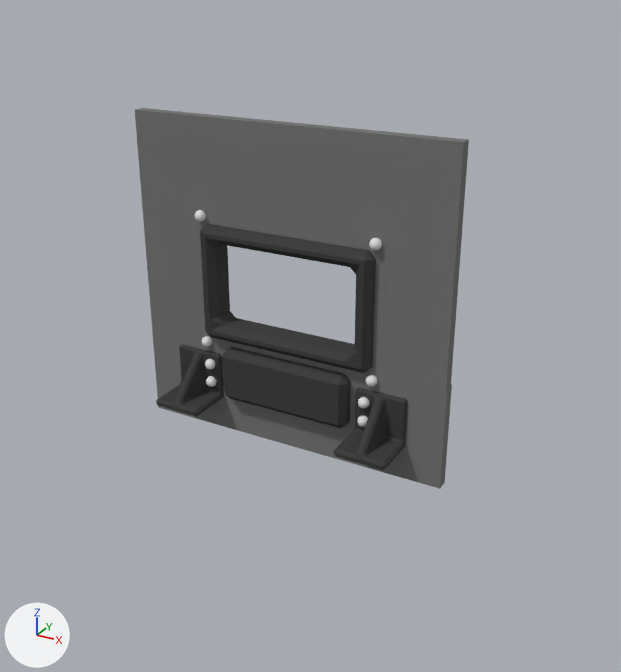
An edit to the Blender file Assets/Models/Vehicles/Airships/window.blend, drawn before and after from the same camera.
One viewpoint serves both versions: a camera (50 mm lens) standing at (17.8, -30.4, 14.6) and looking at (1.0, 0.2, -0.7). The axes (+X, +Y, +Z) are drawn at lower left. The lights are the same throughout.
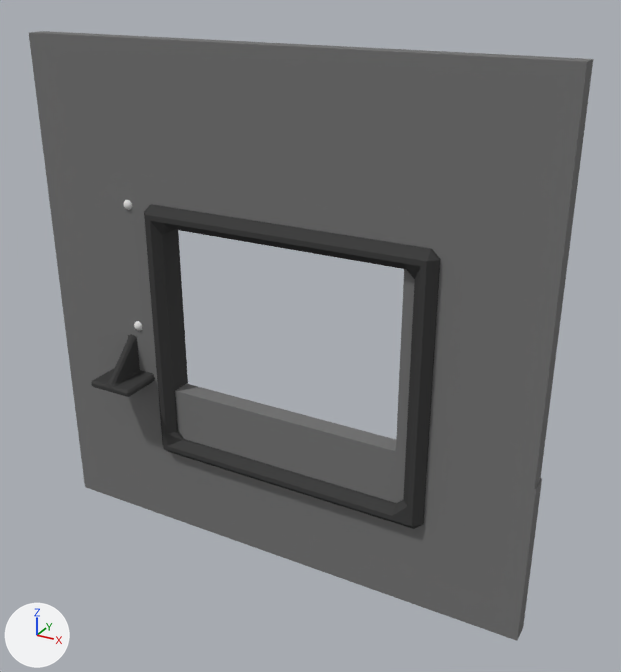
The change in detail:
me_cube_006 has 32 vertices, 32 faces and spans x -2.75..2.75, y -0.5..0.5, z -1.75..1.75.
me_cube_006 is used by ob_cube; location (0.0, 0.0, 1.19); scale (1.54, 1.54, 1.54).
me_cube_006 part 1: all 8 vertices in x -2.75..-2.25, y -0.5..0.5, z -1.75..-1.25 are moved by (0.65, 0.0, -3.25).
me_cube_006 part 2: all 8 vertices in x -2.75..-2.25, y -0.5..0.5, z 1.25..1.75 are moved by (0.65, 0.0, 0.0).
me_cube_006 part 3: all 8 vertices in x 2.25..2.75, y -0.5..0.5, z -1.75..-1.25 are moved by (2.6, 0.0, -3.25).
me_cube_006 part 4: all 8 vertices in x 2.25..2.75, y -0.5..0.5, z 1.25..1.75 are moved by (2.6, 0.0, 0.0).
Object 'Sphere.002' (ob_sphere_002) moves from (0.0, -3.44, 4.41) to (-4.0, -3.44, 4.41).
Object 'Sphere.002' (ob_sphere_002) loses its MIRROR modifier named 'Mirror'.
Object 'Cube.004' (ob_cube_004) is deleted.
Object 'Sphere' (ob_sphere) is deleted.
Object 'Cube.003' (ob_cube_003) is deleted.
Object 'Cube.002' (ob_cube_002) moves from (-4.7, -1.46, -3.35) to (-8.7, -1.46, -3.35).
Object 'Cube.001' (ob_cube_001) moves from (0.0, 0.0, 0.0) to (-0.79, 0.0, -2.46).
Object 'Cube.001' (ob_cube_001) is rescaled from (1.0, 1.0, 1.0) to (1.64, 1.64, 1.64).
Object 'Cube' (ob_cube) moves from (0.0, 0.0, 1.19) to (-3.21, 0.0, 1.08).
Object 'Cube' (ob_cube) is rescaled from (1.54, 1.54, 1.54) to (1.91, 1.91, 1.91).

Changed parts and their boxes (x1, y1, x2, y2) in the pictures (621 x 672 px; the box of a moved part takes in the faces that stretch with it):
'Cube.001', moved, rescaled (69% wider, 60% taller)
    before: (135, 108, 469, 489)
    after: (29, 31, 593, 641)
'Cube', reshaped, moved, rescaled (68% wider, 117% taller)
    before: (200, 224, 376, 373)
    after: (144, 204, 440, 529)
'Cube.004', deleted (black)
    before: (223, 347, 351, 428)
'Cube.002', moved
    before: (156, 344, 224, 417)
    after: (91, 334, 155, 397)
'Cube.003', deleted (black)
    before: (334, 387, 408, 470)
'Sphere.002', moved, modifiers changed
    before: (194, 210, 382, 386)
    after: (123, 200, 142, 330)
'Sphere', deleted
    before: (205, 359, 370, 427)
part 1 of me_cube_006, moved or reshaped
    before: (205, 317, 214, 338)
    after: (161, 429, 172, 453)
part 2 of me_cube_006, moved or reshaped
    before: (200, 224, 236, 319)
    after: (144, 204, 188, 433)
part 3 of me_cube_006, moved or reshaped
    before: (210, 311, 373, 373)
    after: (166, 431, 424, 529)
part 4 of me_cube_006, moved or reshaped
    before: (205, 226, 376, 365)
    after: (149, 207, 440, 522)
